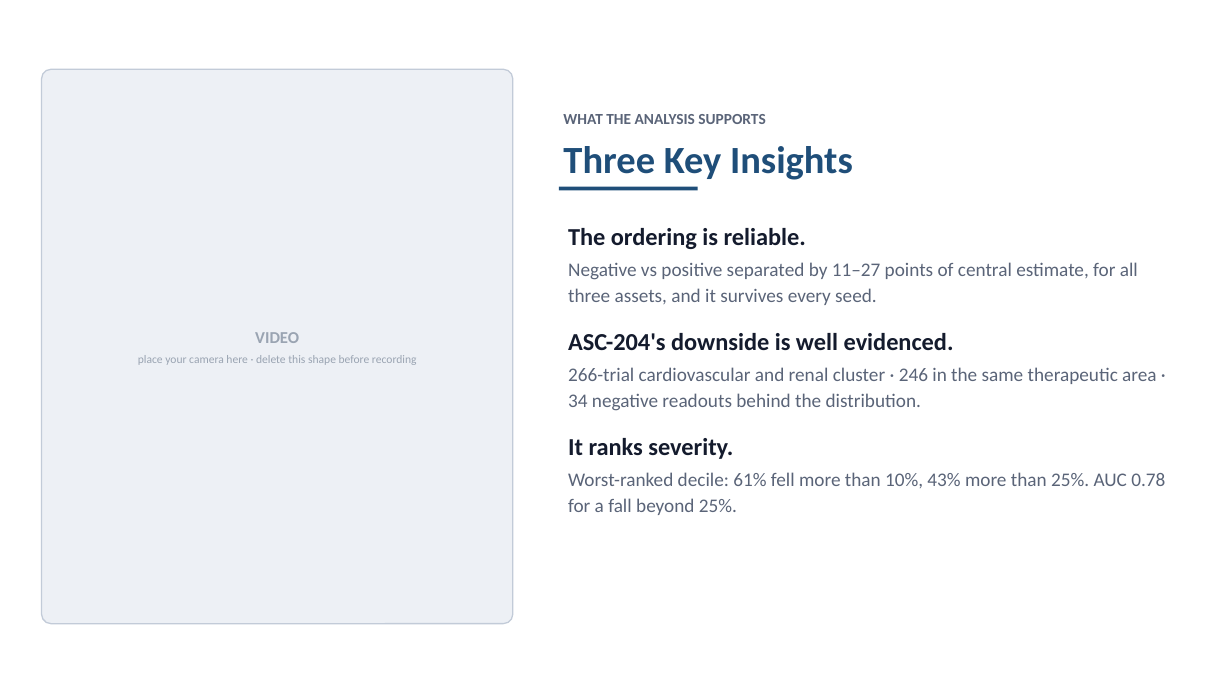
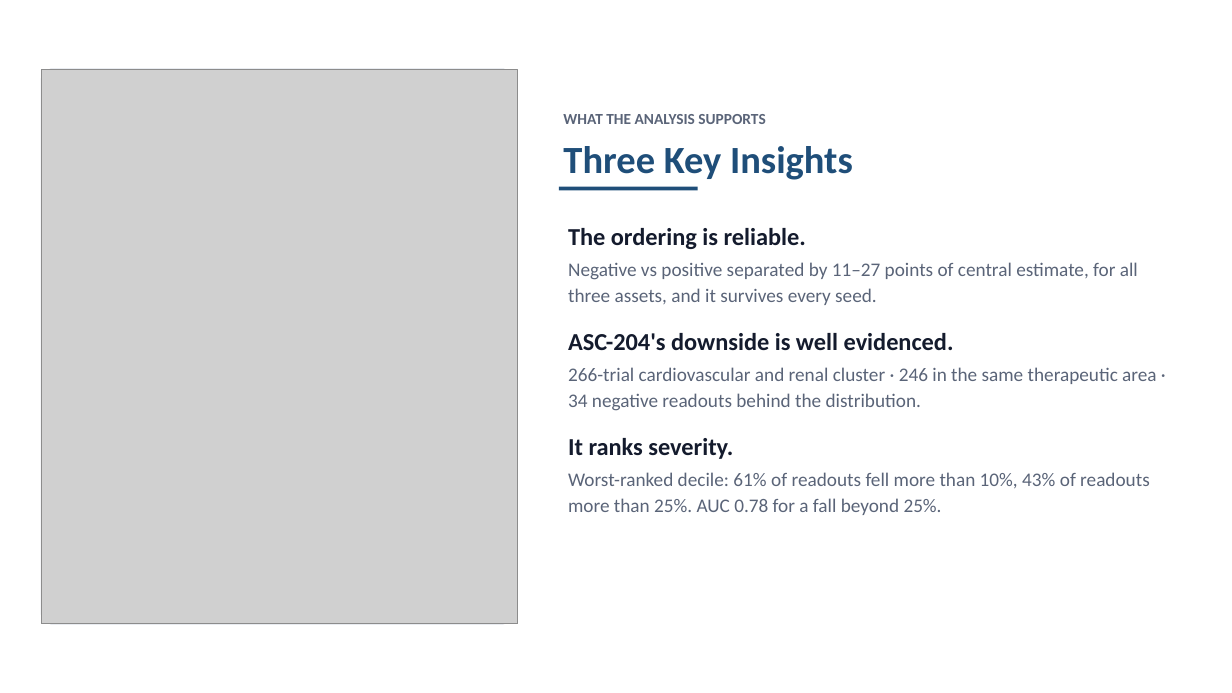
Before and after one commit to ruiruiruir/DSA_26S2, a slide deck: slide 3 of q5_video/Q5_handover_deck.pptx (slide 4 before the commit). Drawn at 1232x693 pixels with LibreOffice and Linux fonts; fonts in the diff are those of the drawing; grey boxes stand for pictures. Boxes give left, top, right and bottom in pixels: in the first picture for what was removed or moved away, otherwise in the second. Text is boxed around its words. In the diff, an @@ line names an element or a change of style, - is before the commit and + after.

```diff
--- a/q5_video/Q5_handover_deck.pptx
+++ b/q5_video/Q5_handover_deck.pptx
@@ picture added at (42, 71, 518, 624) @@
@@ picture added at (42, 69, 518, 624) @@
@@ text in rounded rectangle at (138, 332, 417, 365): text removed @@
-VIDEO
-place your camera here · delete this shape before recording
@@ text at (568, 472, 1150, 515): text changed @@
-Worst-ranked decile: 61% fell more than 10%, 43% more than 25%. AUC 0.78 for a fall beyond 25%.
+Worst-ranked decile: 61% of readouts fell more than 10%, 43% of readouts more than 25%. AUC 0.78 for a fall beyond 25%.
```
Also in this commit, not shown: 6 other slides changed, 1 slide removed.
